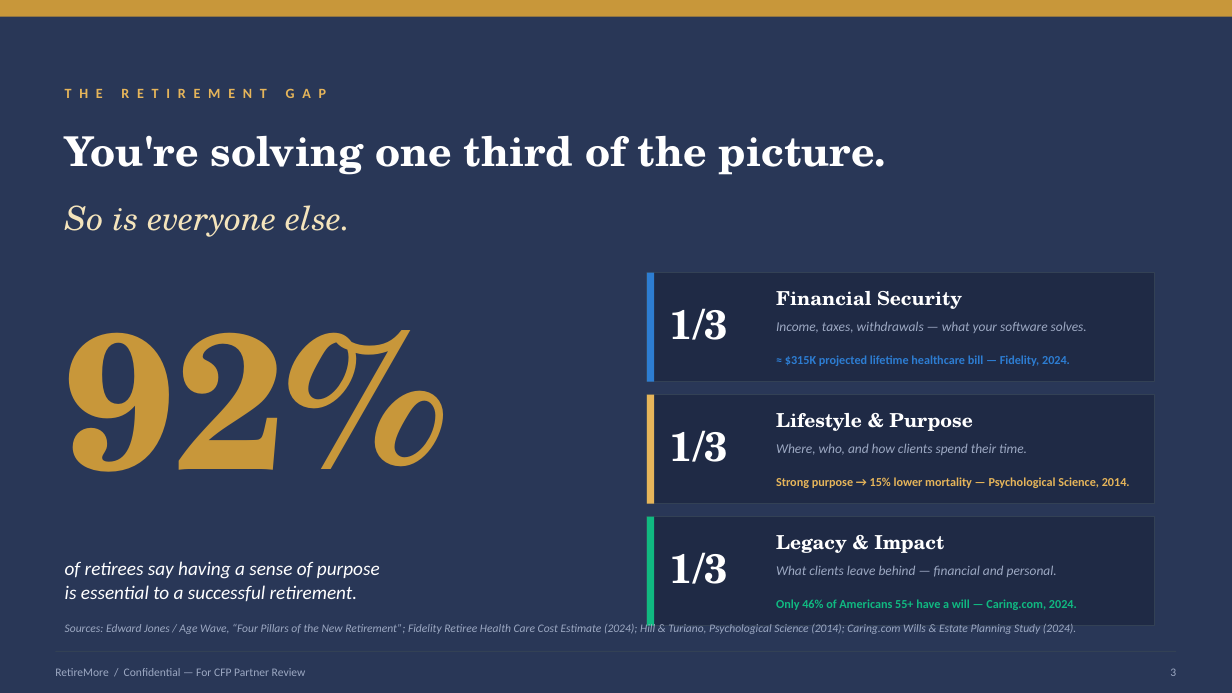
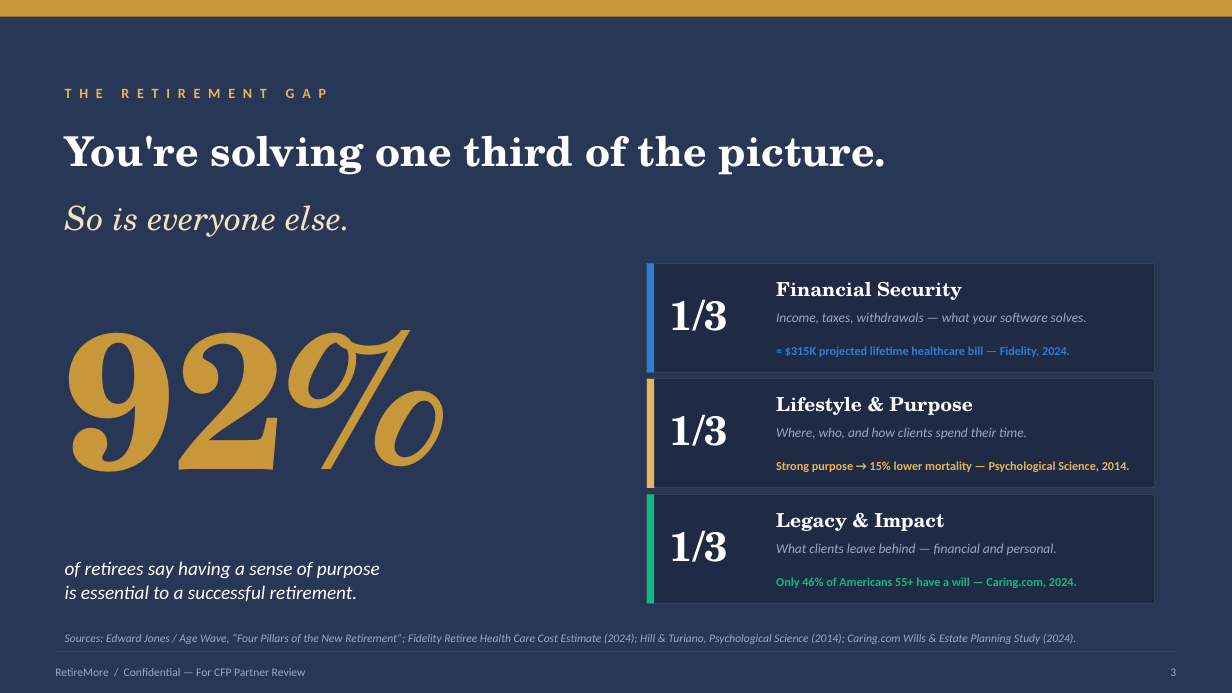
Before and after one commit to eappell/RetireMore-Marketing, a slide deck: slide 3 of decks/RetireMore-CFP-Pitch-Deck.pptx. Drawn at 1232x693 pixels with LibreOffice and Linux fonts; fonts in the diff are those of the drawing. Boxes give left, top, right and bottom in pixels: in the first picture for what was removed or moved away, otherwise in the second. Text is boxed around its words. In the diff, an @@ line names an element or a change of style, - is before the commit and + after.

```diff
--- a/decks/RetireMore-CFP-Pitch-Deck.pptx
+++ b/decks/RetireMore-CFP-Pitch-Deck.pptx
@@ 4 texts, 2 rectangles: place and size @@
-4 texts, 2 rectangles at <box>647,273,1155,382</box>
+4 texts, 2 rectangles at <box>647,263,1155,372</box>
@@ 4 texts, 2 rectangles: place and size @@
-4 texts, 2 rectangles at <box>647,395,1155,504</box>
+4 texts, 2 rectangles at <box>647,379,1155,488</box>
@@ rectangle: place and size @@
-rectangle at <box>647,517,1155,626</box>
+rectangle at <box>647,494,1155,604</box>
@@ rectangle: place and size @@
-rectangle at <box>647,517,654,626</box>
+rectangle at <box>647,494,654,604</box>
@@ 4 texts: place and size @@
-4 texts at <box>670,535,1077,610</box>
+4 texts at <box>670,513,1077,588</box>
@@ text "Sources: Edward Jones / Age ...": place and size @@
-text "Sources: Edward Jones / Age ..." at <box>65,623,1076,634</box>
+text "Sources: Edward Jones / Age ..." at <box>65,634,1076,644</box>
```
Also in this commit, not shown: 2 other files.
